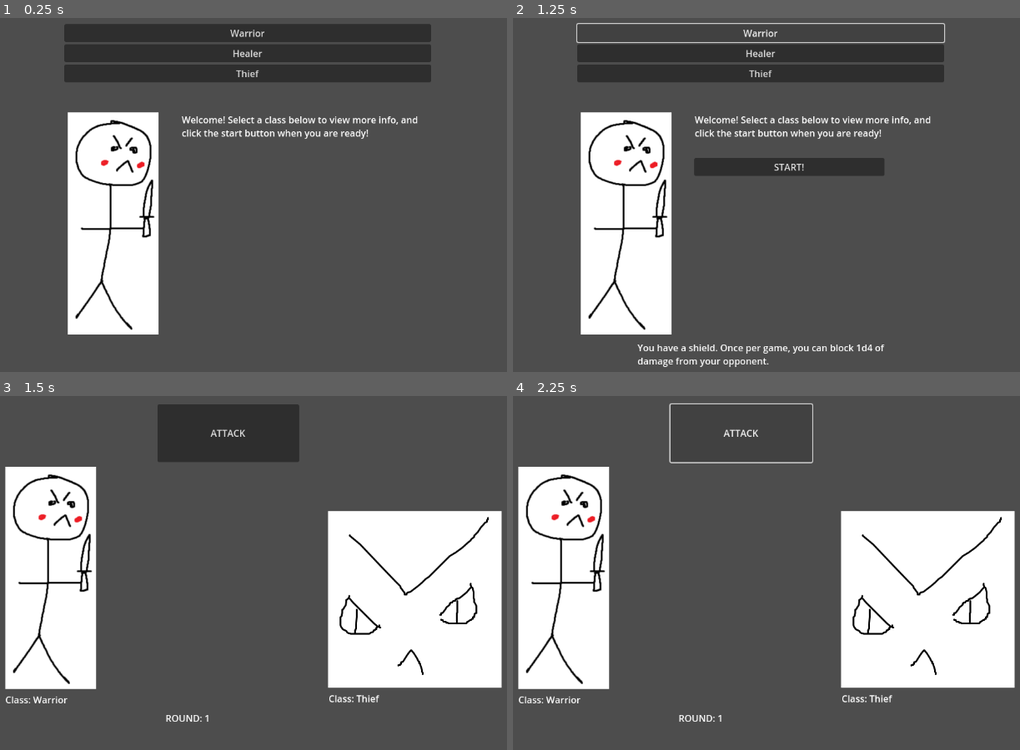
Above: before the commit, frames 1-4 (two rows, left to right).
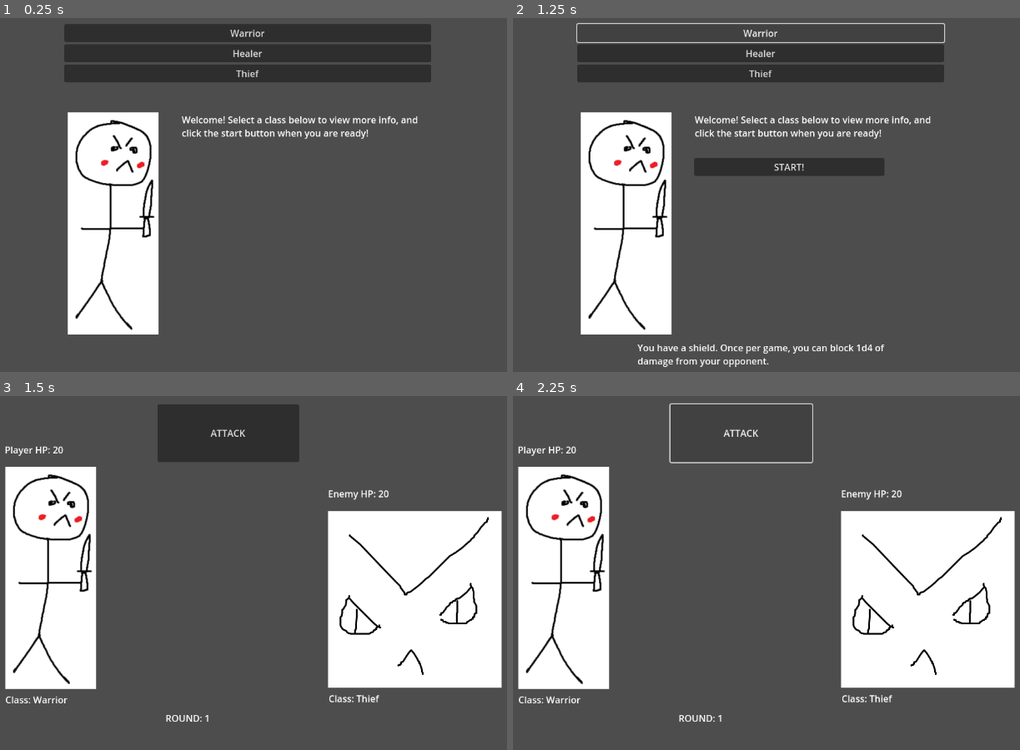
Above: after the commit, the same moments.

Repository: Frisaf/brawl_visual
Game: Godot game, scene res://Scenes/character_choice.tscn
The game is run twice, just before and just after one commit, with the same random seed, the same clock (stepped at 60 frames per second) and the same inputs.
Inputs:
- Up to frame 1 (0.25 s): no input
- Up to frame 2 (1.25 s): click "Warrior" at 0.5 s
- Up to frame 3 (1.5 s): click "START!" at 1.25 s
- Up to frame 4 (2.25 s): click "ATTACK" at 2 s

Frames 1-2 are identical in both runs. In frame 3, 0.3% of the frame differs, in the area x 0-77%, y 14-30%; in frame 4, 0.3%.

Commit message:
continued with game logic

Diff:
--- a/Scenes/game.tscn
+++ b/Scenes/game.tscn
@@ -36,9 +36,31 @@
 offset_bottom = 554.0
 text = "Class: "
 
+[node name="PlayerHP" type="RichTextLabel" parent="."]
+offset_left = 89.0
+offset_top = 83.0
+offset_right = 241.0
+offset_bottom = 123.0
+text = "Player HP: "
+
+[node name="EnemyHP" type="RichTextLabel" parent="."]
+offset_left = 648.0
+offset_top = 159.0
+offset_right = 800.0
+offset_bottom = 199.0
+text = "Enemy HP: "
+
+[node name="InfoMessage" type="RichTextLabel" parent="."]
+offset_left = 355.0
+offset_top = 227.0
+offset_right = 563.0
+offset_bottom = 354.0
+
 [node name="AttackButton" type="Button" parent="."]
 offset_left = 353.0
 offset_top = 16.0
 offset_right = 598.0
 offset_bottom = 116.0
 text = "ATTACK"
+
+[connection signal="pressed" from="AttackButton" to="." method="_on_attack_button_pressed"]
--- a/Scripts/game.gd
+++ b/Scripts/game.gd
@@ -3,6 +3,9 @@
 @onready var round_indicator: RichTextLabel = $RoundIndicator
 @onready var player_class_label: RichTextLabel = $PlayerClass
 @onready var enemy_class_label: RichTextLabel = $EnemyClass
+@onready var player_hp_label: RichTextLabel = $PlayerHP
+@onready var enemy_hp_label: RichTextLabel = $EnemyHP
+@onready var info_message: RichTextLabel = $InfoMessage
 
 const CLASSES = ["Warrior", "Healer", "Thief"]
 
@@ -10,9 +13,29 @@
 var game_round = 1
 var enemy_hp = 20
 var player_hp = 20
-var player_class
+var enemy_blocked = false
+var enemy_healed = false
+var enemy_stolen = false
 
 func _ready() -> void:
 	round_indicator.append_text(str(game_round))
 	player_class_label.append_text(Globals.player_class)
 	enemy_class_label.append_text(enemy_class)
+	player_hp_label.append_text(str(player_hp))
+	enemy_hp_label.append_text(str(enemy_hp))
+
+func _on_attack_button_pressed() -> void:
+	var player_attack = randi_range(1, 20)
+	var enemy_choice = randi_range(1, 2)
+
+	if enemy_class == "Warrior" and enemy_blocked == false and enemy_choice == 1:
+		var enemy_blocked_dmg = randi_range(1, 4)
+		player_attack -= enemy_blocked_dmg
+		info_message.clear()
+		info_message.add_text("Enemy blocked")
+
+	elif enemy_class == "Warrior" and enemy_blocked == false and enemy_choice == 2:
+		info_message.clear()
+		info_message.add_text("Enemy did not block")
+
+#func enemy_counteraction(class):
